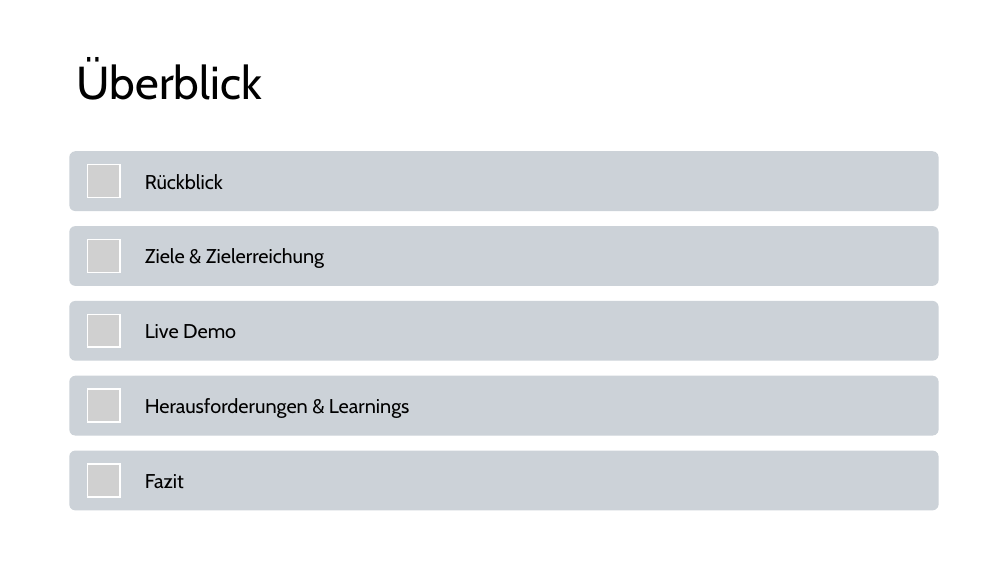
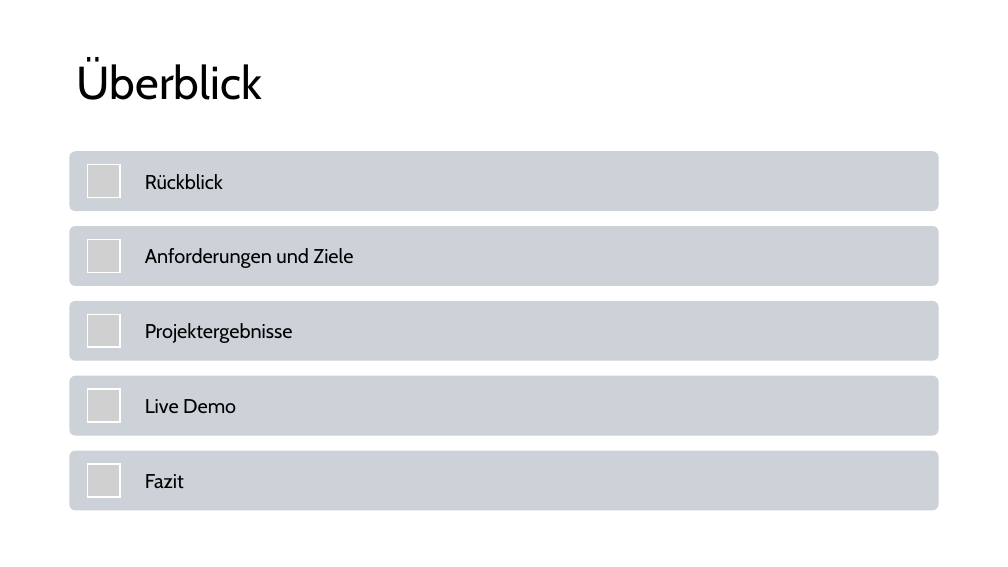
Before and after one commit to HalbmayrJulian/JHLB-BerchtoldHolzbauplanWebshop, a slide deck: slide 2 of Webshop_Berchtold/Endpräsentation_Webshop.pptx. Drawn at 1008x567 pixels with LibreOffice and Linux fonts; fonts in the diff are those of the drawing; grey boxes stand for pictures. Boxes give left, top, right and bottom in pixels: in the first picture for what was removed or moved away, otherwise in the second. Text is boxed around its words. In the diff, an @@ line names an element or a change of style, - is before the commit and + after.

```diff
--- a/Webshop_Berchtold/Endpräsentation_Webshop.pptx
+++ b/Webshop_Berchtold/Endpräsentation_Webshop.pptx
@@ text at (145,248,353,268): text changed @@
-Ziele & Zielerreichung
+Anforderungen und Ziele
@@ text added at (145,323,293,343), 19 pt, text #000000 @@
+Projektergebnisse
@@ text "Live Demo": place and size @@
-text "Live Demo" at (145,324,236,338)
+text "Live Demo" at (145,399,236,413)
@@ text removed at (145,398,410,418) @@
-Herausforderungen & Learnings
```
Also in this commit, not shown: 1 other slide changed, 6 slides added, 8 slides removed.
